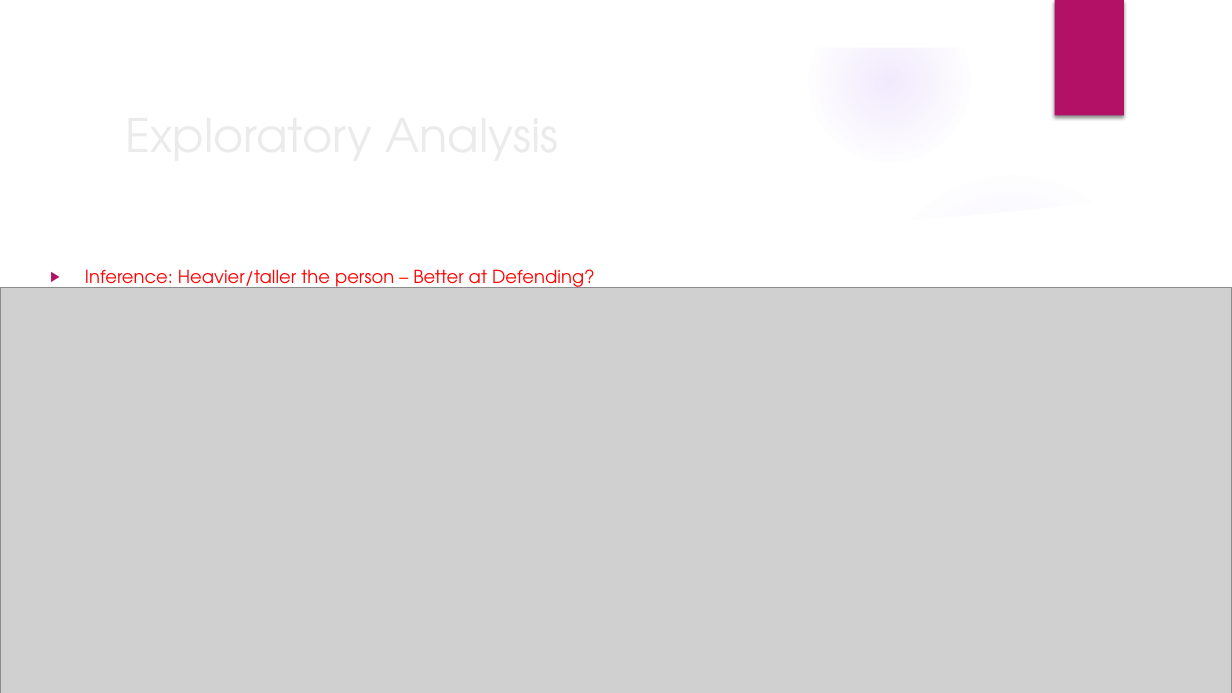
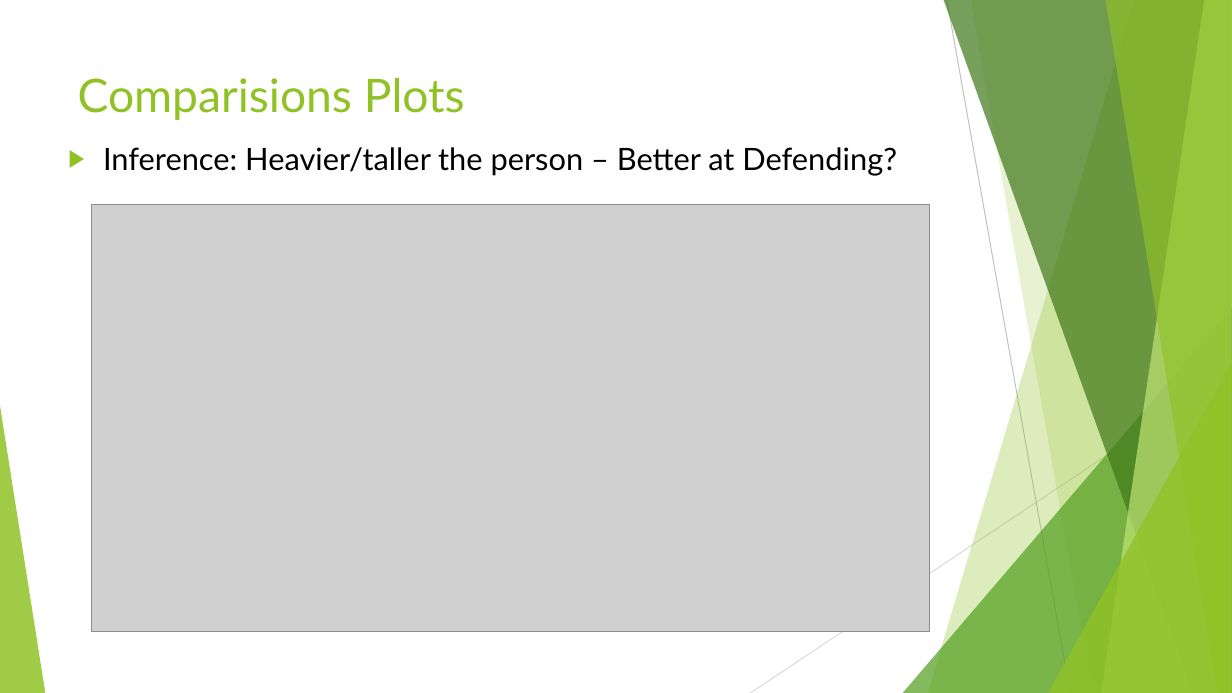
Before and after one commit to sharax/ECE_143_Group_11, a slide deck: slide 12 of ECE_143.pptx. Drawn at 1232x693 pixels with LibreOffice and Linux fonts; fonts in the diff are those of the drawing; grey boxes stand for pictures; background and template pictures are left out. Boxes give left, top, right and bottom in pixels: in the first picture for what was removed or moved away, otherwise in the second. Text is boxed around its words. In the diff, an @@ line names an element or a change of style, - is before the commit and + after.

```diff
--- a/ECE_143.pptx
+++ b/ECE_143.pptx
@@ group removed at (x1=0, y1=0, x2=1232, y2=693): 4 ellipses, 3 freeform shapes @@
@@ rectangle removed at (x1=1055, y1=0, x2=1124, y2=116) @@
@@ title "Comparisions Plots" at (x1=78, y1=78, x2=465, y2=120): vertical alignment middle to top @@
@@ title at (x1=78, y1=78, x2=465, y2=120): text changed; font TeX Gyre Adventor to Lato; text colour #EBEBEB to #90C226 @@
-Exploratory Analysis
+Comparisions Plots
@@ text "Inference: Heavier/taller the person – ..." moved from (x1=85, y1=269, x2=595, y2=292) to (x1=103, y1=147, x2=897, y2=176) @@
@@ text "Inference: Heavier/taller the person – ..." at (x1=103, y1=147, x2=897, y2=176): size 14 to 24 pt, font TeX Gyre Adventor to Lato, text colour #FF0000 to #000000; bullet colour #B31166 to #90C226 @@
@@ picture resized from (x1=0, y1=287, x2=1232, y2=693) to (x1=91, y1=204, x2=930, y2=631) @@
@@ group added at (x1=0, y1=0, x2=1232, y2=693): 5 freeform shapes, 3 triangles, 2 lines @@
```
Also in this commit, not shown: 11 other slides changed, 6 slides added, 7 slides removed.
